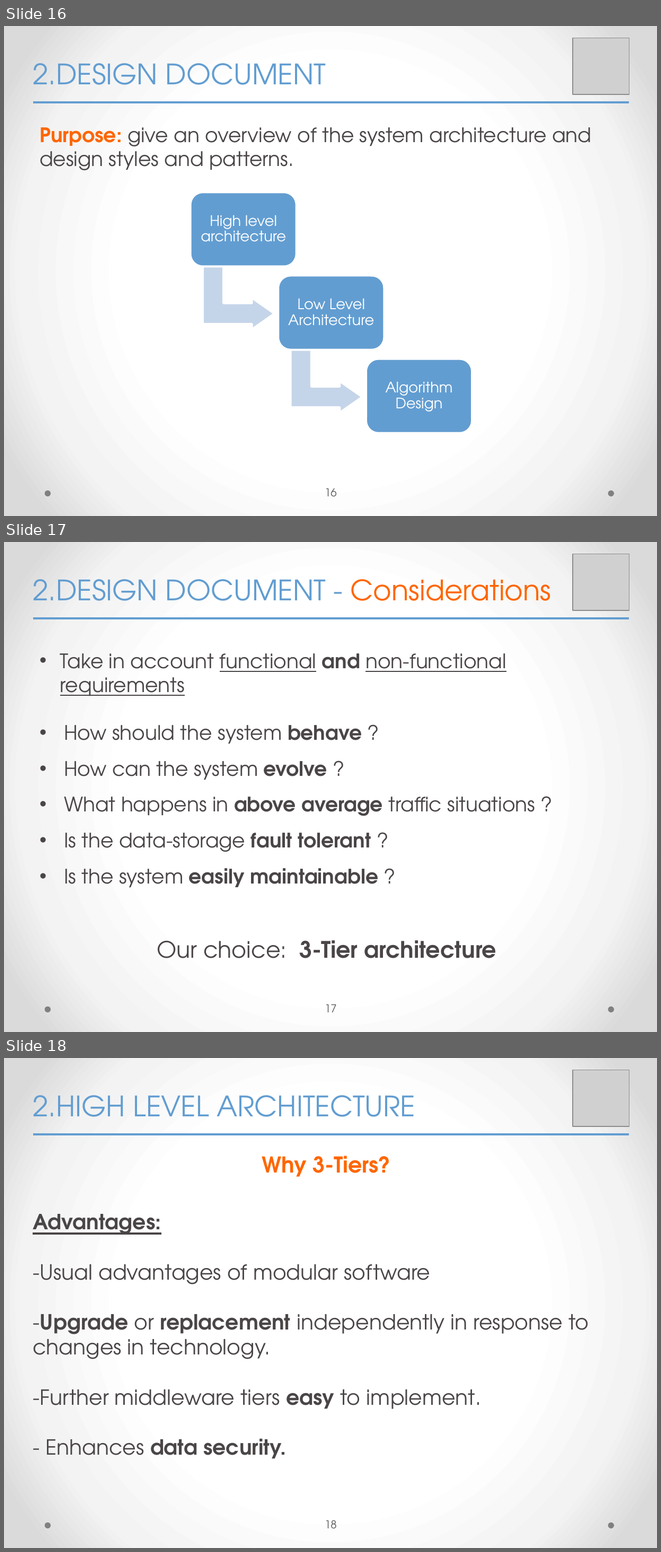
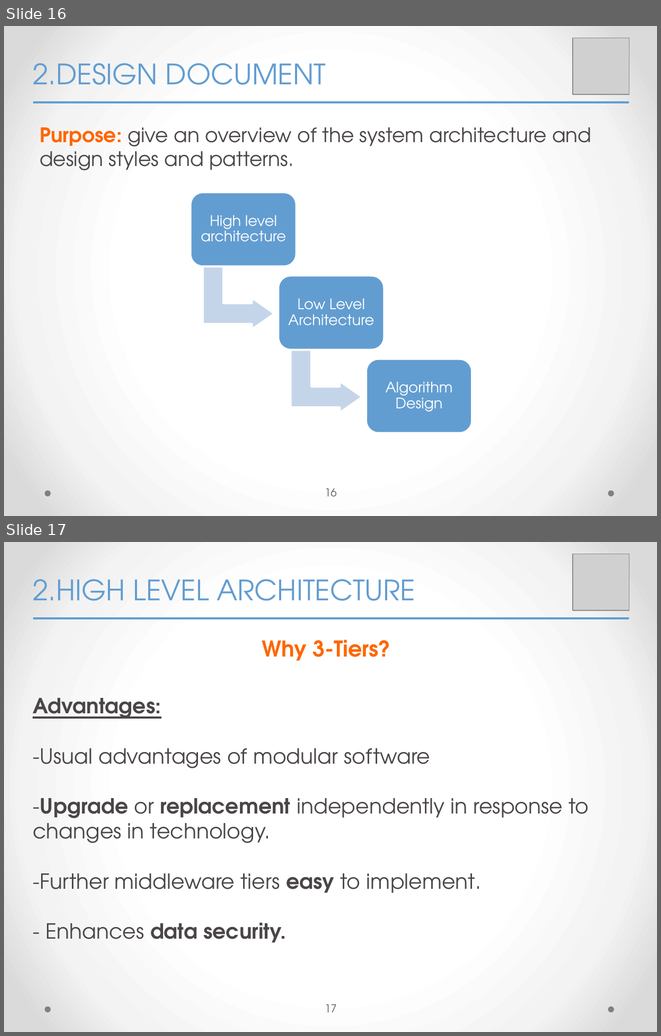
Before and after one commit to yangi92/SE2_PowerEnJoy, a slide deck: PP/FinalPresentation.pptx. Shown one above the other, each under a label of ours: slides 16, 17 and 18 before the commit, slides 16 and 17 after it. The pictures are 661x1552 and 661x1036 pixels, drawn with LibreOffice and Linux fonts; fonts in the diff are those of the drawing; grey boxes stand for pictures. Boxes give left, top, right and bottom in pixels: in the first picture for what was removed or moved away, otherwise in the second. Text is boxed around its words. In the diff, an @@ line names an element or a change of style, - is before the commit and + after.

```diff
--- a/PP/FinalPresentation.pptx
+++ b/PP/FinalPresentation.pptx
@@ slide 17 removed at box(4, 542, 657, 1032), background gradient #FFFFFF to #F4F4F4 to #DADADA; not listed: 2 template elements that a slide beside it also shows @@
@@ picture removed at box(573, 554, 629, 610) @@
@@ text removed at box(33, 579, 551, 601) @@
-2.DESIGN DOCUMENT - Considerations
@@ line removed from (33, 618) to (629, 618) @@
@@ text removed at box(60, 653, 536, 958) @@
-• Take in account functional and non-functional requirements
-• How should the system behave ?
-• How can the system evolve ?
-• What happens in above average traffic situations ?
-• Is the data-storage fault tolerant ?
-• Is the system easily maintainable ?
-Our choice: 3-Tier architecture
@@ page number removed at box(325, 1004, 337, 1012) @@
-17
@@ what was slide 18 is now slide 17 @@
@@ page number at box(325, 1004, 337, 1012): text changed @@
-18
+17
```
Also in this commit, not shown: 3 slides changed, 1 other slide removed.
